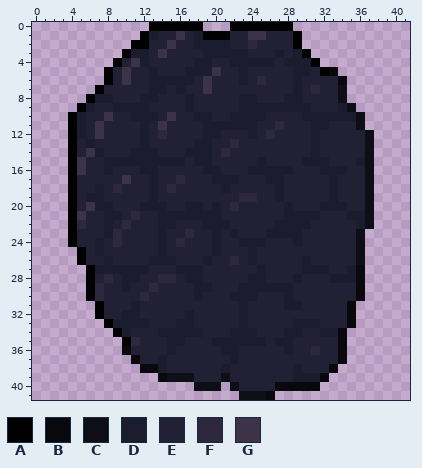
Pixel-art sprite -- assets/Blackberry.png. That is the earlier state.
The file is 42x42 pixels. Colours within 5 levels of each other are drawn and written as one.
Palette (. is transparent): A #000000  B #08080d  C #0d0e16  D #1b1c2e  E #222034  F #2d283d  G #3c3348
Pixels before, first column x 4:
 0 .........AAAAAA...AAAAAAA.........
 1 ........ADEEGEDAAAEEGGEEEA........
 2 .......AAEEGEEDDDDEEFEEEEA........
 3 ......ADDEGEEEEDDDDDEEEDEDA.......
 4 .....AEGDEEEEEDDEEDDDDDEDDDA......
 5 ....AEGEEDEEEDDDGEEDEEEEEDDEAB....
 6 ....AEGEEDDDDDEGEEEDEFEEEDEEEEB...
 7 ...AEEEEEDDEDEEGEEEEEEEEEDEFEEC...
 8 ..ADDEEEDDEEEDEEEEEDDEEEDDEEEEC...
 9 .ADEEDDDDEEEEDEEEEEDDDDDDDDEEEDC..
10 ADEEGEEDDDEGEEDDEEDDDDEEEEDDDDDDC.
11 ADEGEEEEDEGEEEEDDDDDDEEFEEEDDEEEC.
12 ADEGEEEEDEFEEEEDDEEEDEFEEEEDEEEEEC
13 AEDEEEEEDEEEEEDDEEFEEEEEEEEDEEEEEC
14 AEGDEEEDDDEEEDDDEFEEEEEEEEEDEEEEEC
15 AGEEDDDDDDDDDEDDEEEEEDEEEEDDDEEEDC
16 AGEEDEEEDDEEEEEDDEEEDDDDDEEEDDDEEC
17 AEEEEEGEEDEEFEEEDDDEEEDDEEEEEDEEEC
18 AEEDEFEEEDEFEEEEEDEEEEEDEEEEEDEEEC
19 AEDDEEEEEDEEEEEEEEEFFEEDEEEEEDEEEC
20 AEGDDEEEDDDEEDDEDEFEEEEEDEEEDDDEEC
21 AGEEDDEFEEDDDDDDDEEEEEEEDDDDEEEDDC
22 AFEEDEFEEEDDEEEDDDEEEEEDDDDEEEEEDC
23 AEEEDFEEEEDEEFEEDEDEEEDDDDEEEEEEC.
24 AEEDEFEEEEDEFEEEDEEDDDEEEDEEEEEEC.
25 .AEDEEEEEEDEEEEEDEEEDEEEEEEEEEEEC.
26 .AEEDEEEEDDDEEEDEEFEDEEEEEDEEEEEC.
27 ..ADDDDDDEEEDDDEEEEEEDEEEEDDDEEDB.
28 ..AEFEDDEEFFEDDEEEEEDDEEEDEEEDDDB.
29 ..AFEEDEEFEEEEDDEEEDDDDDDEEEEEEEB.
30 ..AFEEEEFEEEEEDEEEDDDEEEDEEEEEEEB.
31 ...AEEEDEEEEEEEEEEEDEEEEDDEEEEEB..
32 ...AEEDDEEEEEDEEEEEDEEEEEEEEEEEB..
33 ....ADDDDEEEDDEEEEEDEEEEEDDDEEEB..
34 .....ADEEEDDDDDEEEDDDEEEDDEEDDB...
35 ......AFEEEDDEEEDDDDDDEDDEEEEEB...
36 ......BEEEEDEEEEEDDEEEEEDEEFEEB...
37 .......BEEDEEEEEEEDEEEEEEEEEEEB...
38 ........BBDEEEEEEDEEEEEEEDEEEB....
39 ..........BCCCEEECEEEEEEEDDDB.....
40 ..............CCC.CEEEEBBBBB......
41 ...................CCCB...........
After the commit:
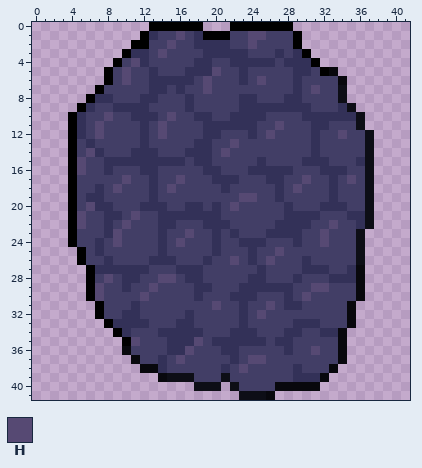
Colours new in this view: H #564973
From old to new:
Colour D changes from #1b1c2e to #333158.
Colour E changes from #222034 to #423e66.
Colour E gives way to colour D in row 35 at x 17; in row 36 at x 16.
Colour E gives way to colour H in row 12 at x 34; in row 17 at x 30 and 35; in row 18 at x 29; in row 22 at x 33; in rows 23 to 24 at x 32; in row 25 at x 27.
Colour E gives way to colour H in row 26 at x 26; in row 29 at x 31 to 32; in row 30 at x 30; in row 31 at x 20 and 26; in row 32 at x 25; in row 35 at x 18.
Colour E gives way to colour H in row 36 at x 17; in row 37 at x 16 and 24 to 25; in row 38 at x 23.
Colour F gives way to colour H in row 2 at x 24; in row 6 at x 25; in row 7 at x 31; in row 11 at x 27; in row 12 at x 14 and 26; in row 13 at x 22.
Colour F gives way to colour H in row 14 at x 21; in row 17 at x 16; in row 18 at x 9 and 15; in row 19 at x 23 to 24; in row 20 at x 22; in row 21 at x 11.
Colour F gives way to colour H in row 22 at x 5 and 10; in row 23 at x 9 and 17; in row 24 at x 9 and 16; in row 26 at x 22; in row 28 at x 8 and 14 to 15; in row 29 at x 7 and 13.
Colour F gives way to colour H in row 30 at x 7 and 12; in row 35 at x 11; in row 36 at x 31.
Colour G gives way to colour H in row 1 at x 16 and 24 to 25; in row 2 at x 15; in row 3 at x 14; in row 4 at x 11; in row 5 at x 10 and 20; in row 6 at x 10 and 19.
Colour G gives way to colour H in row 7 at x 19; in row 10 at x 8 and 15; in row 11 at x 7 and 14; in row 12 at x 7; in row 14 at x 6; in rows 15 to 16 at x 5.
Colour G gives way to colour H in row 17 at x 10; in row 20 at x 6; in row 21 at x 5.
Changed places in both pictures, as pixel boxes (x1, y1, x2, y2):
changed: (77, 31, 365, 391)
